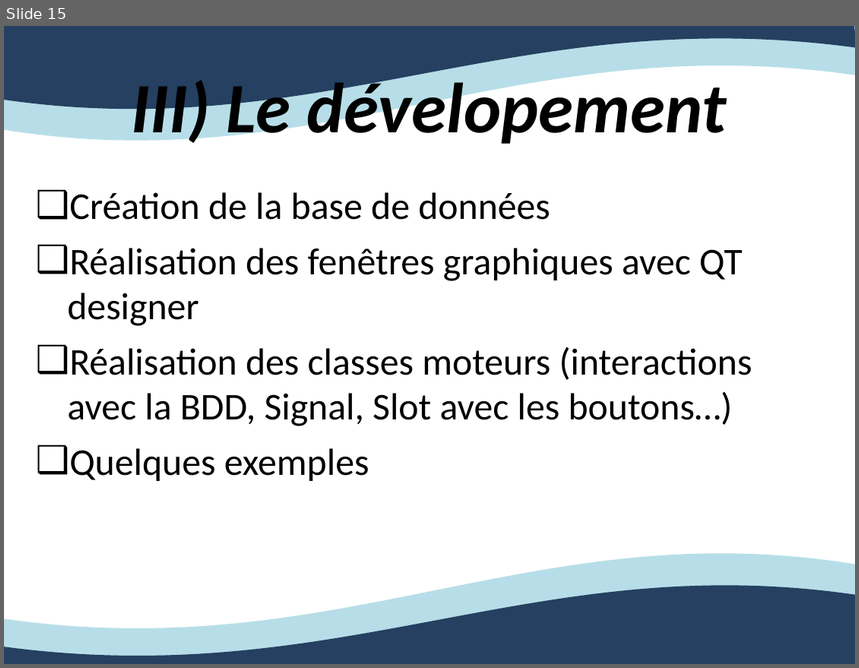
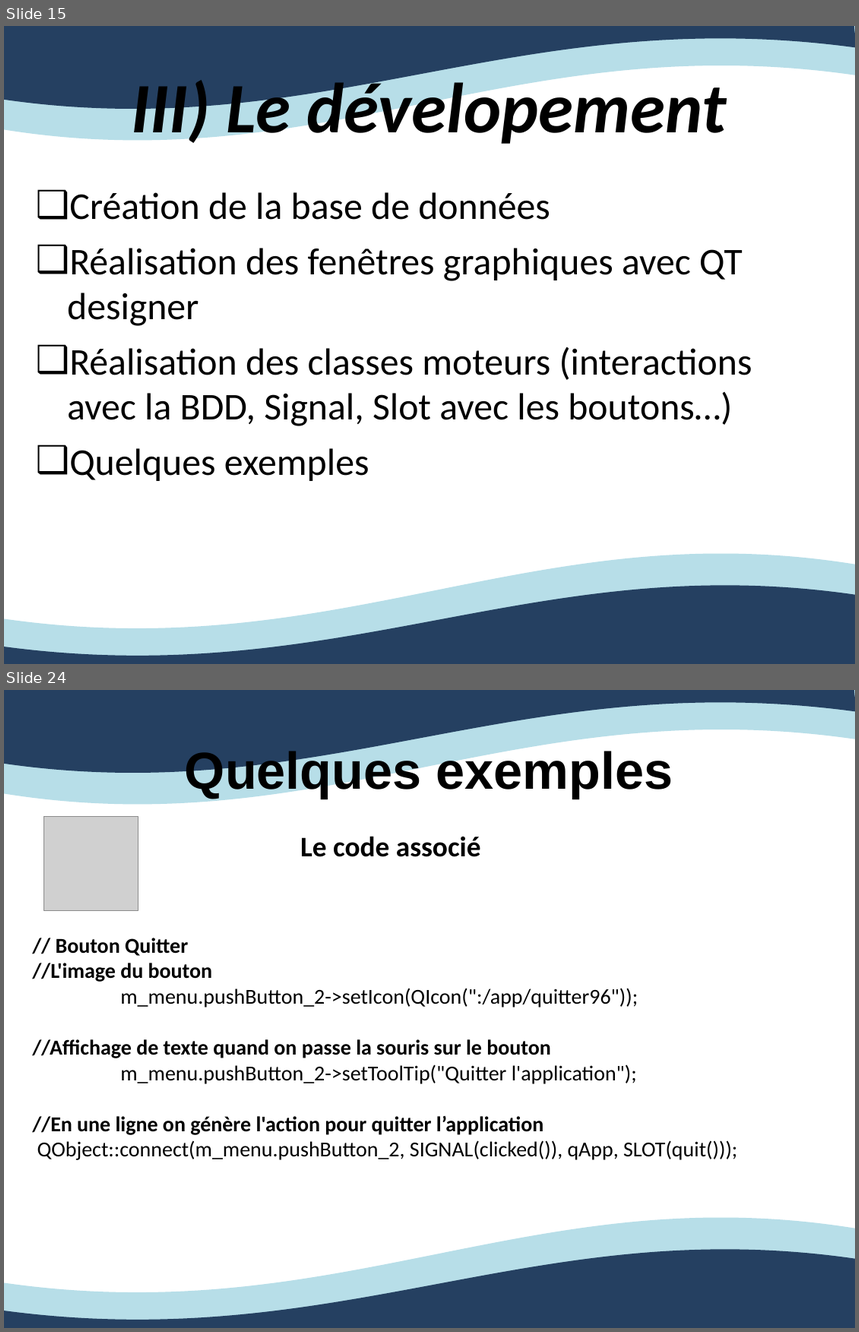
Before and after one commit to Ovan33/Immobilier, a slide deck: docs/Rapport/ProjetTuteureExpression.ppt. Shown one above the other, each under a label of ours: slide 15 before the commit, slides 15 and 24 after it; the slides between them are not shown. The pictures are 859x668 and 859x1332 pixels, drawn with LibreOffice and Linux fonts; fonts in the diff are those of the drawing; grey boxes stand for pictures. Boxes give left, top, right and bottom in pixels: in the first picture for what was removed or moved away, otherwise in the second. Text is boxed around its words. In the diff, an @@ line names an element or a change of style, - is before the commit and + after.

Commit message:
Modification du ppt en fr > anglais à faire Ajout d'images pour construction ppt Modification du fichier pencil pour la recherche des biens Ajout de la classe graphique de recherche des biens

```diff
--- a/docs/Rapport/ProjetTuteureExpression.ppt
+++ b/docs/Rapport/ProjetTuteureExpression.ppt
@@ slide 24 added at (x1=4, y1=690, x2=855, y2=1328), background #FFFFFF; not listed: 4 template elements that a slide beside it also shows @@
@@ title added at (x1=185, y1=748, x2=673, y2=799), 44 pt, text #000000, bold @@
+Quelques exemples
@@ picture added at (x1=44, y1=817, x2=139, y2=911) @@
@@ text added at (x1=300, y1=836, x2=481, y2=857), 24 pt, text #000000, bold @@
+Le code associé
@@ text added at (x1=32, y1=938, x2=737, y2=1160), 18 pt, text #000000 @@
+// Bouton Quitter
+//L'image du bouton
+m_menu.pushButton_2->setIcon(QIcon(":/app/quitter96"));
+//Affichage de texte quand on passe la souris sur le bouton
+m_menu.pushButton_2->setToolTip("Quitter l'application");
+//En une ligne on génère l'action pour quitter l’application
+QObject::connect(m_menu.pushButton_2, SIGNAL(clicked()), qApp, SLOT(quit()));
@@ slide 15 changed as well @@
@@ freeform shape at (x1=4, y1=26, x2=855, y2=140): outline redrawn @@
@@ freeform shape at (x1=4, y1=26, x2=855, y2=110): outline redrawn @@
```
Also in this commit, not shown: 14 other slides changed, 8 other slides added, 11 other files.
